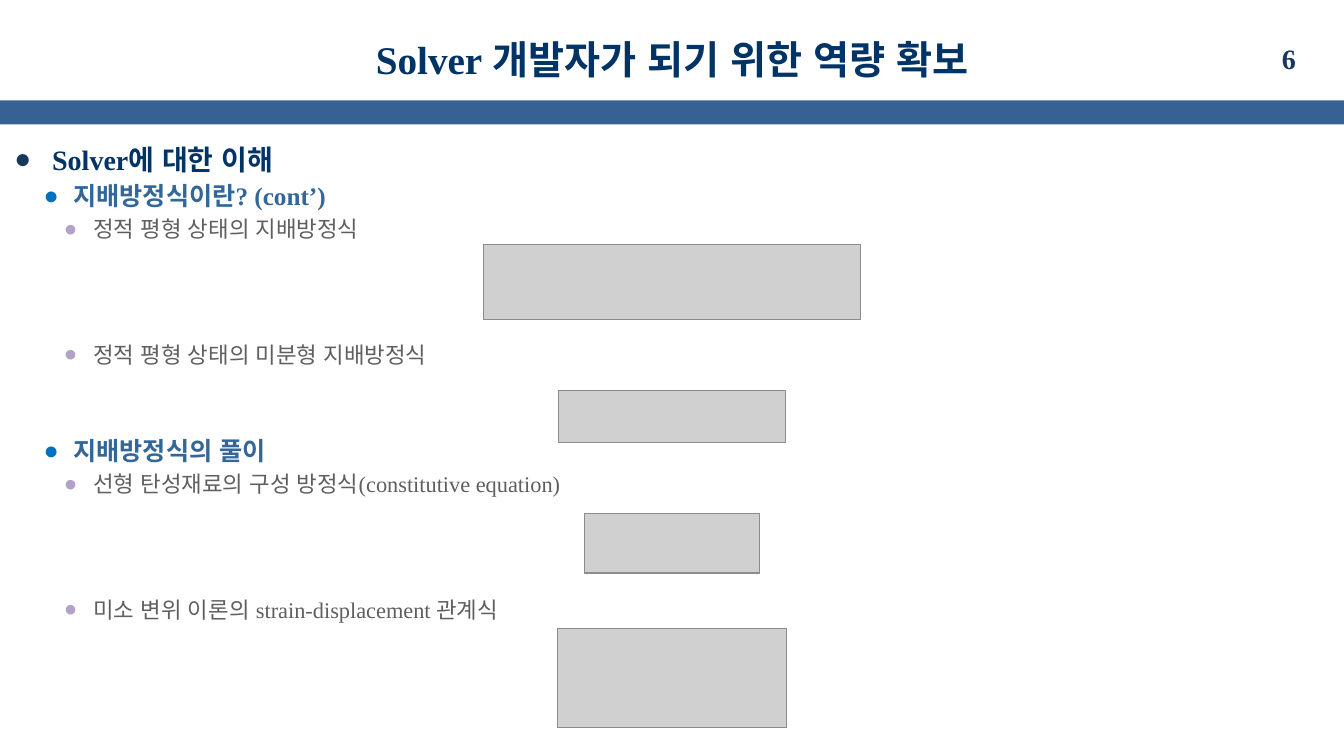
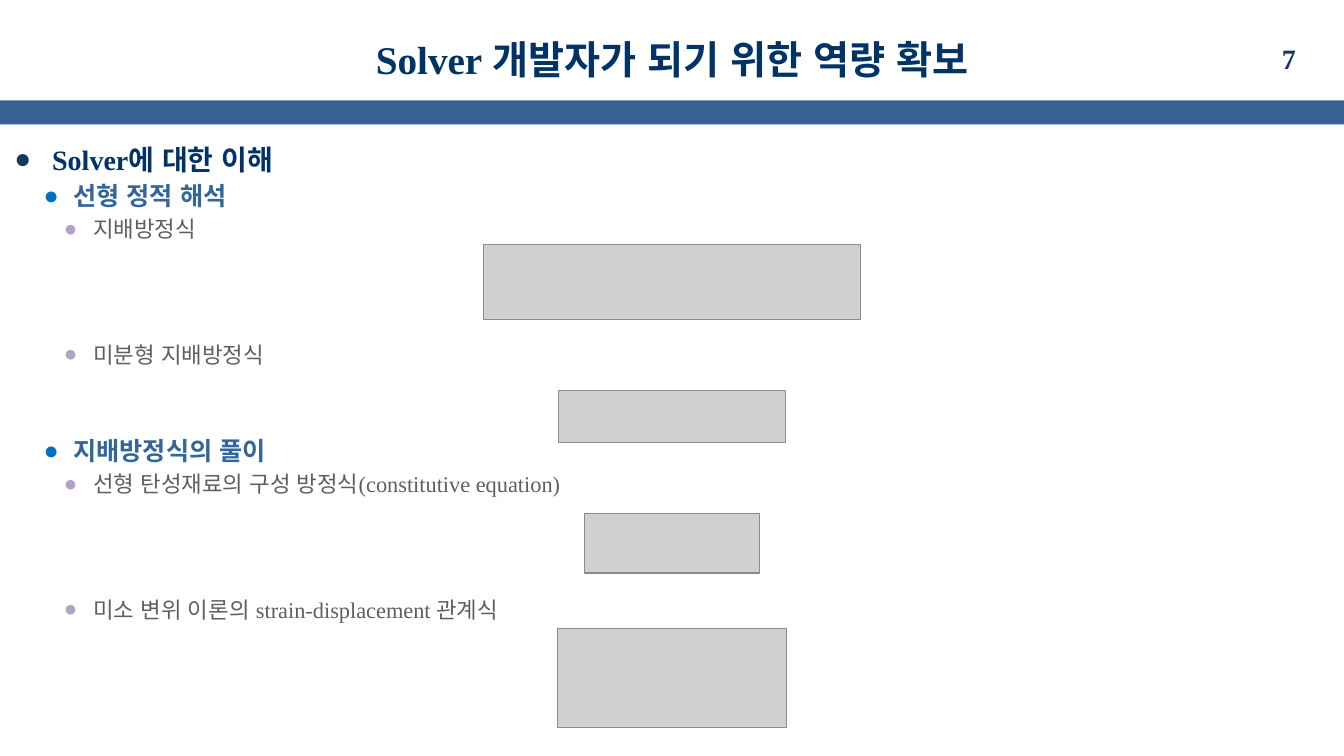
Before and after one commit to kms0523/Study, a slide deck: slide 7 of 발표자료/성과발표(중간).pptx (slide 6 before the commit). Drawn at 1344x756 pixels with LibreOffice and Linux fonts; fonts in the diff are those of the drawing; grey boxes stand for pictures; background and template pictures are left out. Boxes give left, top, right and bottom in pixels: in the first picture for what was removed or moved away, otherwise in the second. Text is boxed around its words. In the diff, an @@ line names an element or a change of style, - is before the commit and + after.

```diff
--- a/발표자료/성과발표(중간).pptx
+++ b/발표자료/성과발표(중간).pptx
@@ page number at [1282, 50, 1296, 69]: text changed @@
-6
+7
@@ text at [73, 183, 264, 365]: text changed @@
-  ● 지배방정식이란? (cont’)
-    ● 정적 평형 상태의 지배방정식
-    ● 정적 평형 상태의 미분형 지배방정식
+  ● 선형 정적 해석
+    ● 지배방정식
+    ● 미분형 지배방정식
```
Also in this commit, not shown: 1 other slide changed, 1 slide added, 10 other files.
